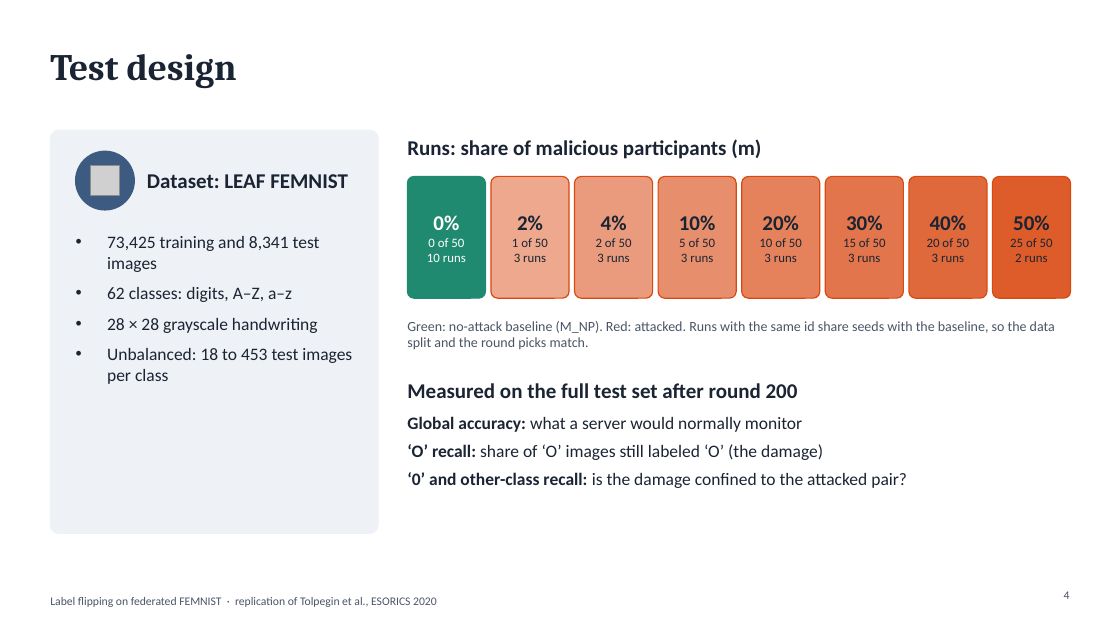
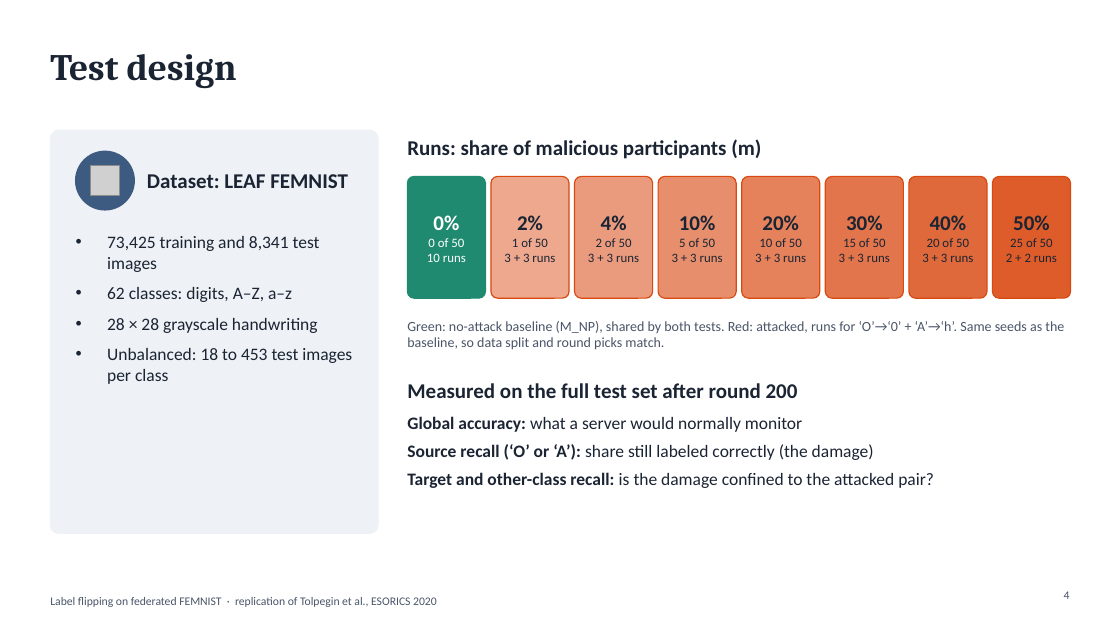
Before and after one commit to wetthamm/FederatedLearning, a slide deck: slide 4 of writeup/FEMNIST_label_flipping.pptx. Drawn at 1120x630 pixels with LibreOffice and Linux fonts; fonts in the diff are those of the drawing; grey boxes stand for pictures. Boxes give left, top, right and bottom in pixels: in the first picture for what was removed or moved away, otherwise in the second. Text is boxed around its words. In the diff, an @@ line names an element or a change of style, - is before the commit and + after.

```diff
--- a/writeup/FEMNIST_label_flipping.pptx
+++ b/writeup/FEMNIST_label_flipping.pptx
@@ text at (x1=504, y1=253, x2=555, y2=262): text changed @@
-3 runs
+3 + 3 runs
@@ text at (x1=588, y1=253, x2=639, y2=262): text changed @@
-3 runs
+3 + 3 runs
@@ text at (x1=672, y1=253, x2=723, y2=262): text changed @@
-3 runs
+3 + 3 runs
@@ text at (x1=755, y1=253, x2=806, y2=262): text changed @@
-3 runs
+3 + 3 runs
@@ text at (x1=839, y1=253, x2=890, y2=262): text changed @@
-3 runs
+3 + 3 runs
@@ text at (x1=922, y1=253, x2=973, y2=262): text changed @@
-3 runs
+3 + 3 runs
@@ text at (x1=1006, y1=253, x2=1057, y2=262): text changed @@
-2 runs
+2 + 2 runs
@@ text at (x1=407, y1=321, x2=1064, y2=350): text changed @@
-Green: no-attack baseline (M_NP). Red: attacked. Runs with the same id share seeds with the baseline, so the data split and the round picks match.
+Green: no-attack baseline (M_NP), shared by both tests. Red: attacked, runs for ‘O’→‘0’ + ‘A’→‘h’. Same seeds as the baseline, so data split and round picks match.
@@ text at (x1=407, y1=444, x2=934, y2=488): text changed @@
-‘O’ recall: share of ‘O’ images still labeled ‘O’ (the damage)
-‘0’ and other-class recall: is the damage confined to the attacked pair?
+Source recall (‘O’ or ‘A’): share still labeled correctly (the damage)
+Target and other-class recall: is the damage confined to the attacked pair?
```
Also in this commit, not shown: 10 other slides changed, 4 slides added.
